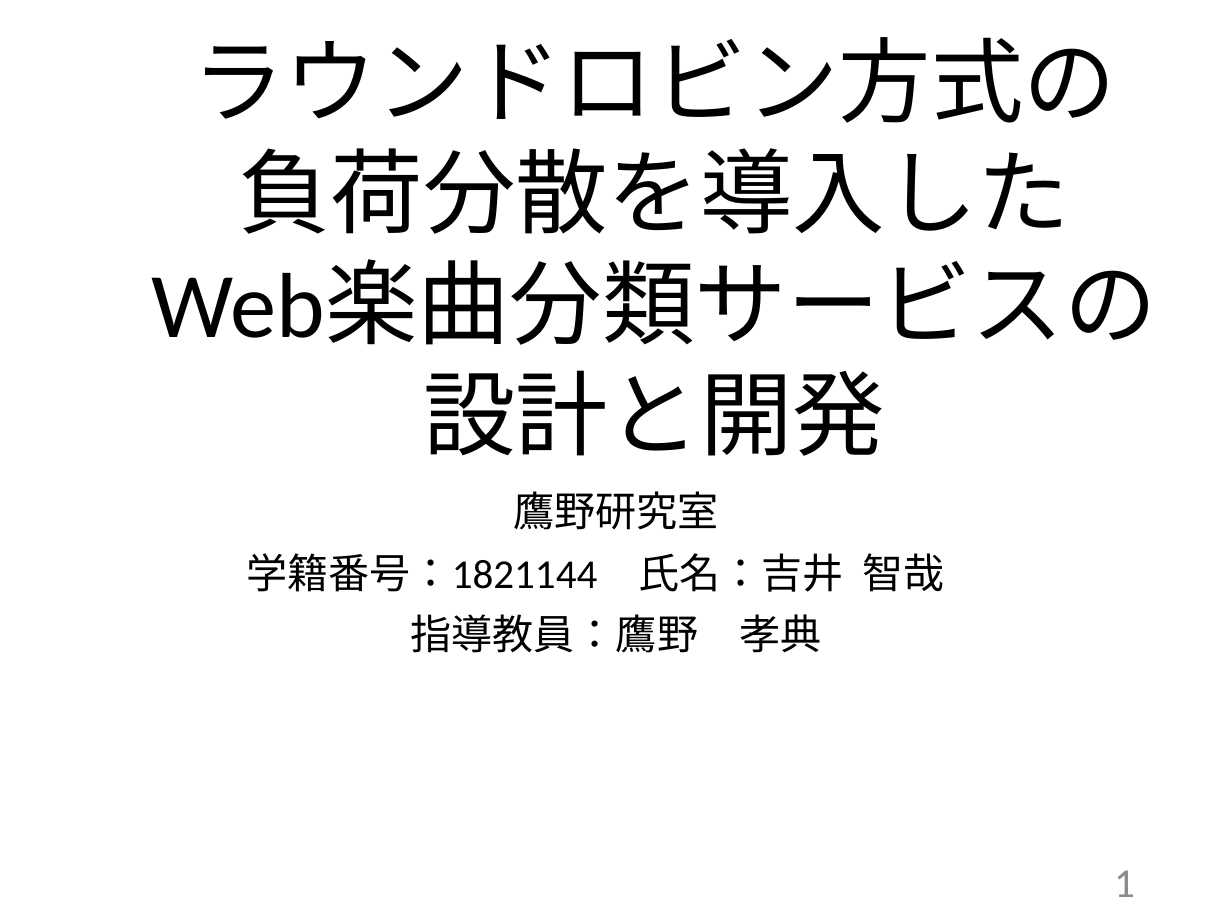
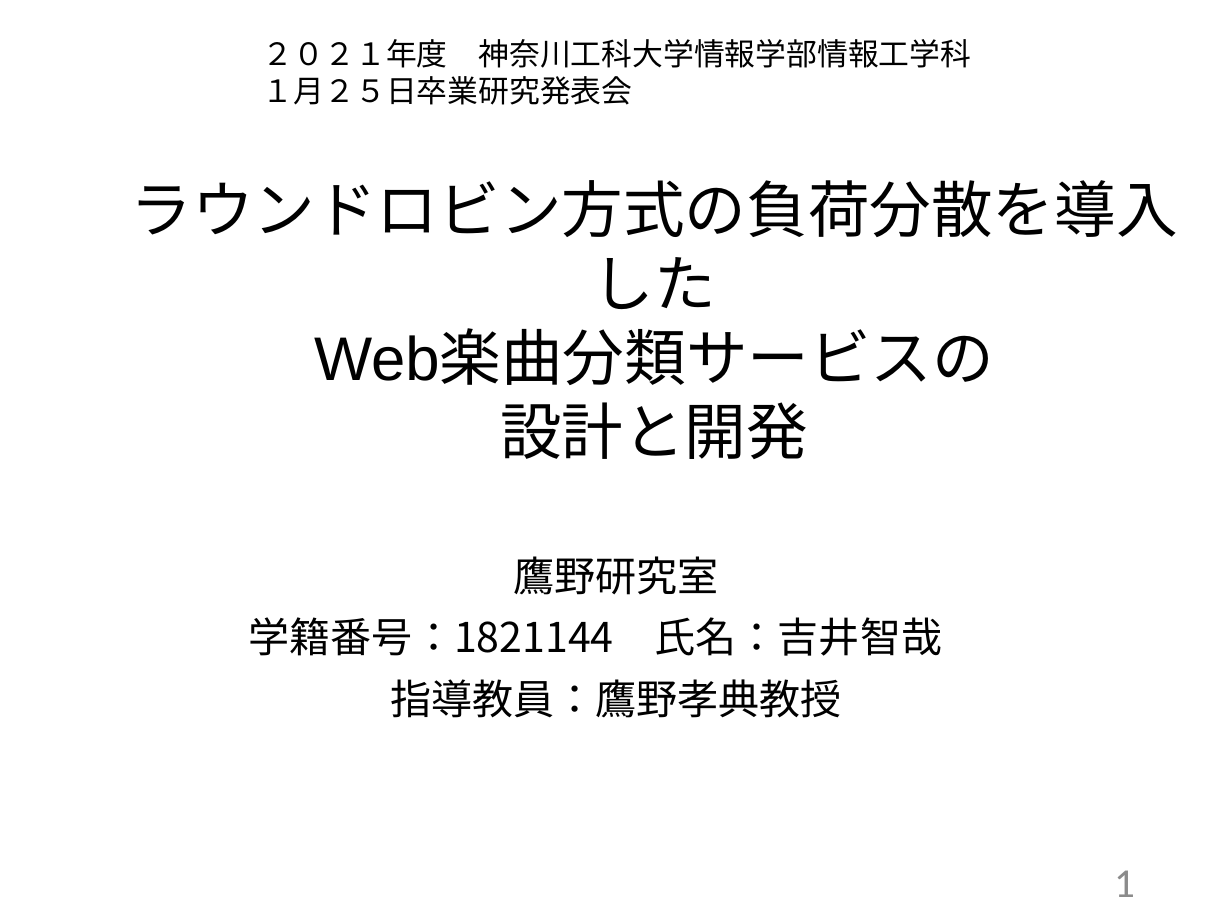
Before and after one commit to kait-takanolab/1821144-yoshii-thesis, a slide deck: slide 1 of 発表用スライド/1821144_卒研発表.pptx. Drawn at 1232x924 pixels with LibreOffice and Linux fonts; fonts in the diff are those of the drawing. Boxes give left, top, right and bottom in pixels: in the first picture for what was removed or moved away, otherwise in the second. Text is boxed around its words. In the diff, an @@ line names an element or a change of style, - is before the commit and + after.

```diff
--- a/発表用スライド/1821144_卒研発表.pptx
+++ b/発表用スライド/1821144_卒研発表.pptx
@@ text added at (263, 39, 972, 105), 18 pt, text #000000 @@
+２０２１年度 神奈川工科大学情報学部情報工学科
+１月２５日卒業研究発表会
@@ title at (131, 180, 1178, 459): text changed; size 54 to 36 pt; font Calibri to Arial @@
-ラウンドロビン方式の
-負荷分散を導入した
-Web楽曲分類サービスの
-設計と開発
+ラウンドロビン方式の負荷分散を導入した
+Web楽曲分類サービスの
+設計と開発
@@ subtitle "鷹野研究室": place and size @@
-subtitle "鷹野研究室" at (246, 491, 944, 653)
+subtitle "鷹野研究室" at (249, 556, 942, 718)
@@ subtitle at (513, 556, 718, 595): font Calibri to Noto Sans CJK JP in "鷹野研究室" @@
@@ subtitle at (249, 617, 942, 718): text changed; font Calibri to Noto Sans CJK JP @@
-学籍番号：1821144 氏名：吉井 智哉
-指導教員：鷹野 孝典
+学籍番号：1821144 氏名：吉井智哉
+指導教員：鷹野孝典教授
```
